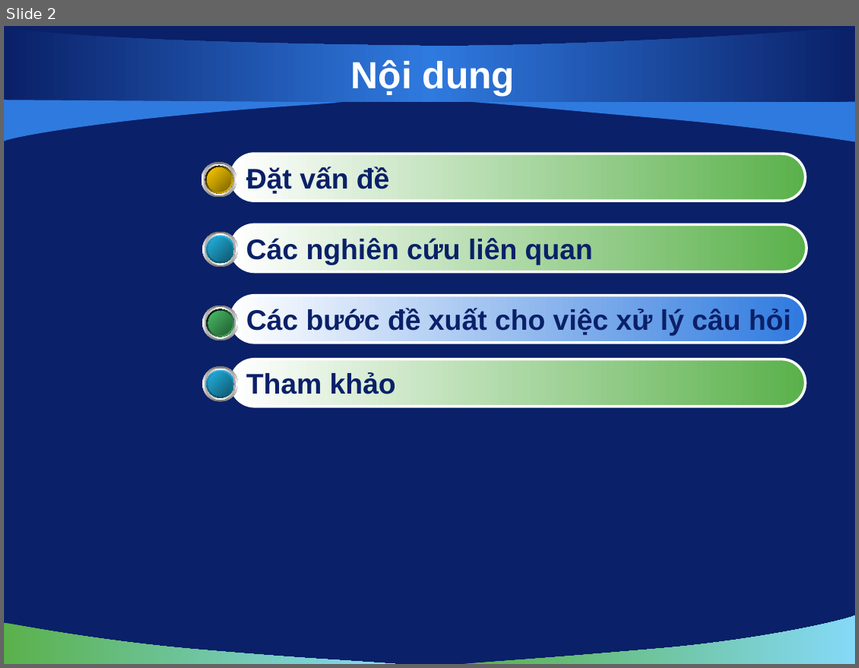
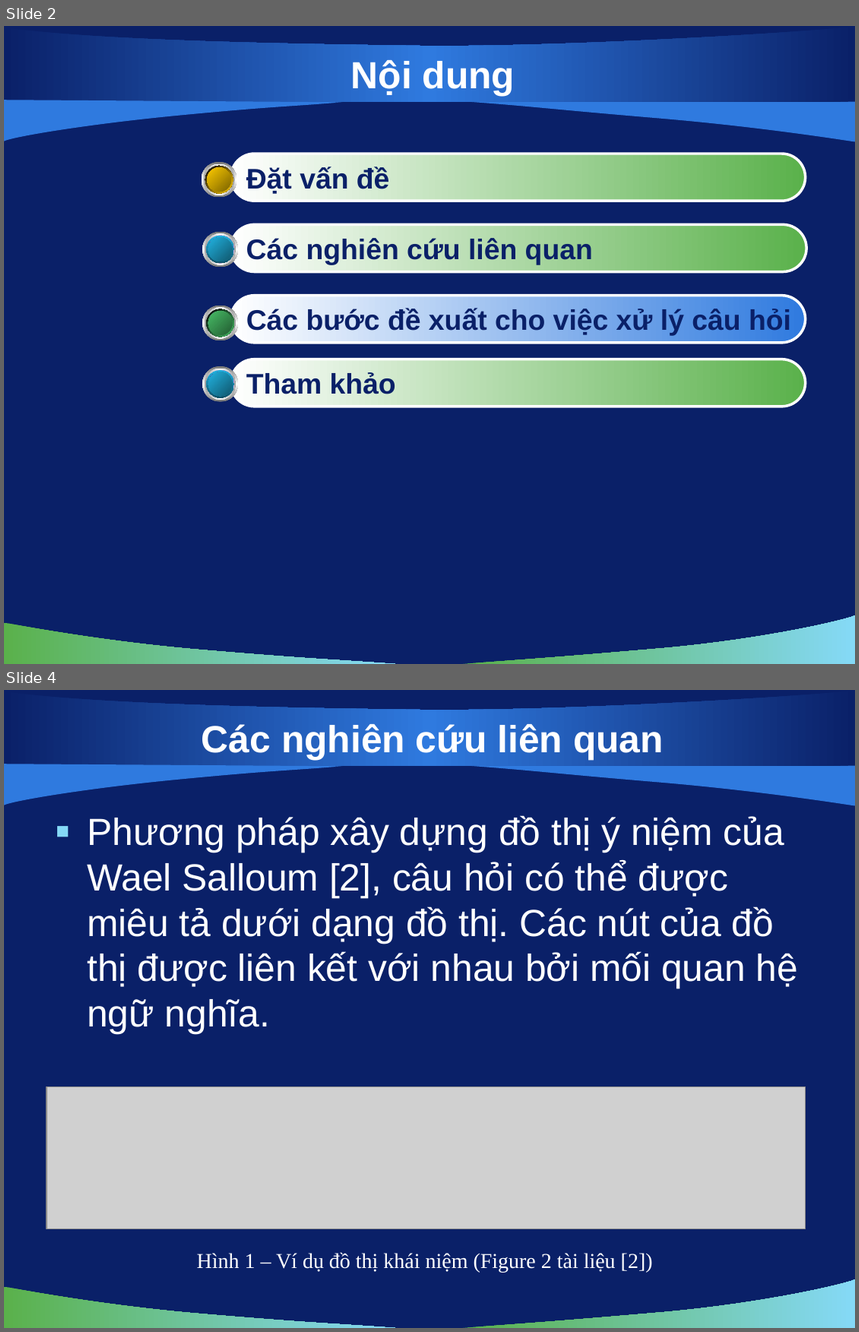
Before and after one commit to hungntit/filnalproject, a slide deck: De Cuong/bao cao 22-10-2010.pptx. Shown one above the other, each under a label of ours: slide 2 before the commit, slides 2 and 4 after it; the slides between them are not shown. The pictures are 859x668 and 859x1332 pixels, drawn with LibreOffice and Linux fonts; fonts in the diff are those of the drawing; grey boxes stand for pictures; background and template pictures are left out. Boxes give left, top, right and bottom in pixels: in the first picture for what was removed or moved away, otherwise in the second. Text is boxed around its words. In the diff, an @@ line names an element or a change of style, - is before the commit and + after.

```diff
--- a/De Cuong/bao cao 22-10-2010.pptx
+++ b/De Cuong/bao cao 22-10-2010.pptx
@@ slide 4 added at (4,690,855,1328), background picture (left out); not listed: 5 template elements that a slide beside it also shows @@
@@ title added at (202,724,664,760), 32 pt, text #FFFFFF, bold @@
+Các nghiên cứu liên quan
@@ text added at (87,815,798,1035), 32 pt, text #FFFFFF @@
+▪ Phương pháp xây dựng đồ thị ý niệm của Wael Salloum [2], câu hỏi có thể được miêu tả dưới dạng đồ thị. Các nút của đồ thị được liên kết với nhau bởi mối quan hệ ngữ nghĩa.
@@ picture added at (47,1087,806,1230) @@
@@ text added at (197,1252,653,1273), 18 pt, text #FFFFFF @@
+Hình 1 – Ví dụ đồ thị khái niệm (Figure 2 tài liệu [2])
```
Also in this commit, not shown: 2 slides changed, 7 other slides added, 1 other file.
